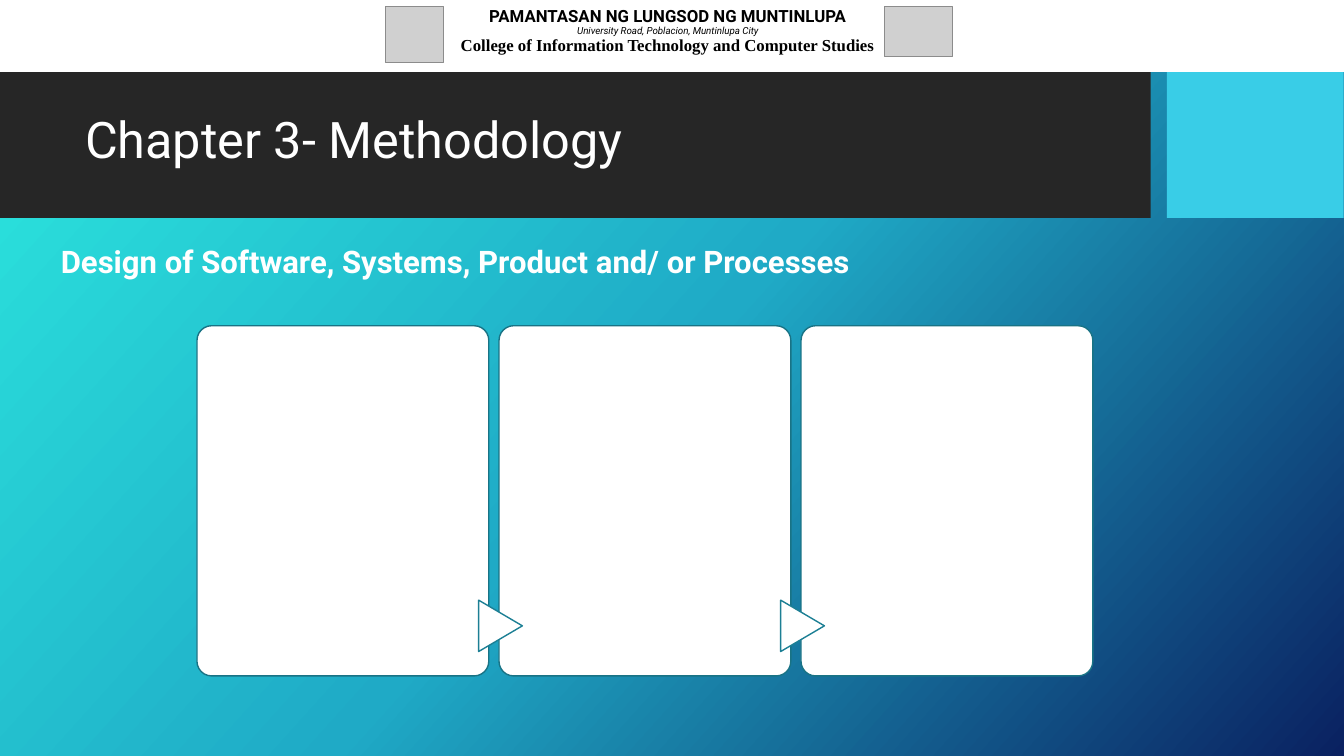
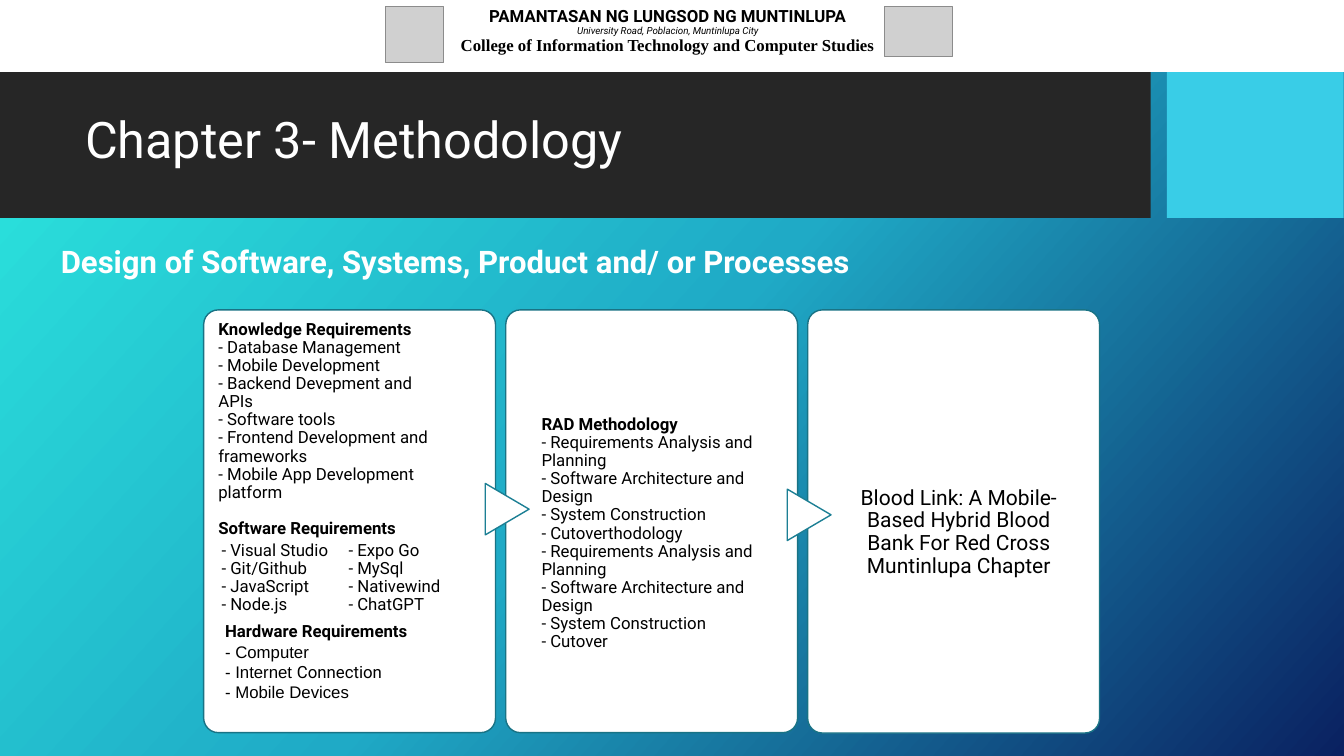
Before and after one commit to JcFaderanga/capstoneRepo, a slide deck: slide 14 of Proposal Defense - Presentation Slide Format.pptx (slide 12 before the commit). Drawn at 1344x756 pixels with LibreOffice and Linux fonts; fonts in the diff are those of the drawing; grey boxes stand for pictures; background and template pictures are left out. Boxes give left, top, right and bottom in pixels: in the first picture for what was removed or moved away, otherwise in the second. Text is boxed around its words. In the diff, an @@ line names an element or a change of style, - is before the commit and + after.

```diff
--- a/Proposal Defense - Presentation Slide Format.pptx
+++ b/Proposal Defense - Presentation Slide Format.pptx
@@ rounded rectangle resized from (x1=197, y1=326, x2=488, y2=676) to (x1=204, y1=310, x2=496, y2=732) @@
@@ text added at (x1=218, y1=322, x2=428, y2=502), 12 pt, text #000000 @@
+Knowledge Requirements
+- Database Management
+- Mobile Development
+- Backend Devepment and APIs
+- Software tools
+- Frontend Development and frameworks
+- Mobile App Development platform
+Software Requirements
@@ rounded rectangle resized from (x1=499, y1=326, x2=790, y2=676) to (x1=506, y1=310, x2=799, y2=732) @@
@@ rounded rectangle resized from (x1=802, y1=326, x2=1093, y2=676) to (x1=808, y1=310, x2=1100, y2=733) @@
@@ text added at (x1=542, y1=417, x2=753, y2=647), 12 pt, text #000000 @@
+RAD Methodology
+- Requirements Analysis and Planning
+- Software Architecture and Design
+- System Construction
+- Cutoverthodology
+- Requirements Analysis and Planning
+- Software Architecture and Design
+- System Construction
+- Cutover
@@ flow chart extract moved from (x1=479, y1=600, x2=522, y2=651) to (x1=486, y1=483, x2=529, y2=534) @@
@@ flow chart extract moved from (x1=781, y1=600, x2=825, y2=651) to (x1=787, y1=489, x2=831, y2=540) @@
@@ text added at (x1=861, y1=489, x2=1057, y2=578), 15 pt, text #000000 @@
+Blood Link: A Mobile-Based Hybrid Blood Bank For Red Cross Muntinlupa Chapter
@@ text added at (x1=230, y1=543, x2=328, y2=614), 12 pt, text #000000 @@
+- Visual Studio
+- Git/Github
+- JavaScript
+- Node.js
@@ text added at (x1=357, y1=544, x2=440, y2=610), 12 pt, text #000000 @@
+- Expo Go
+- MySql
+- Nativewind
+- ChatGPT
@@ text added at (x1=225, y1=624, x2=407, y2=698), 12 pt, text #000000 @@
+Hardware Requirements
+- Computer
+- Internet Connection
+- Mobile Devices
```
Also in this commit, not shown: 9 other slides changed, 3 slides added, 3 other files.
